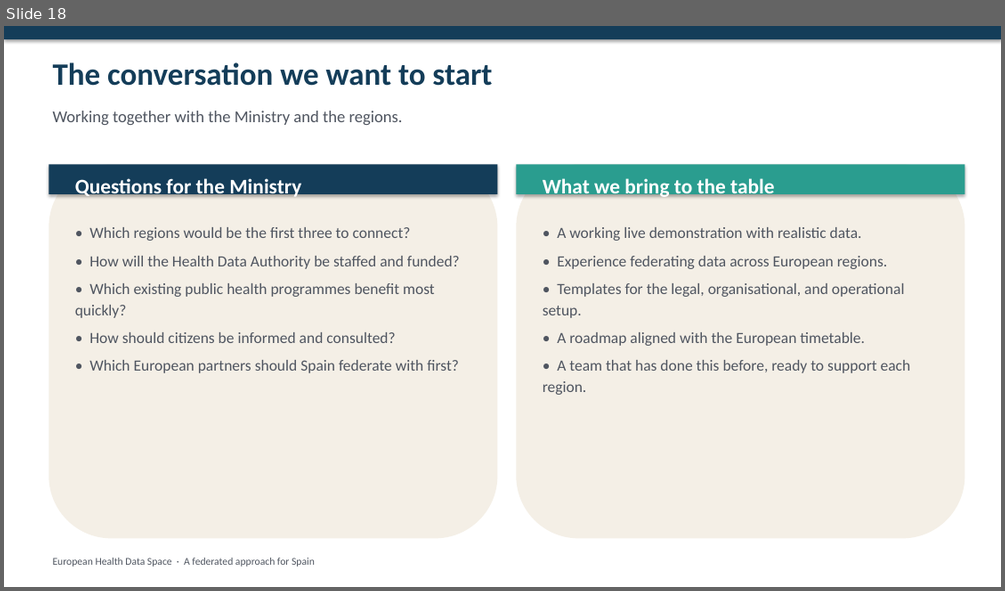
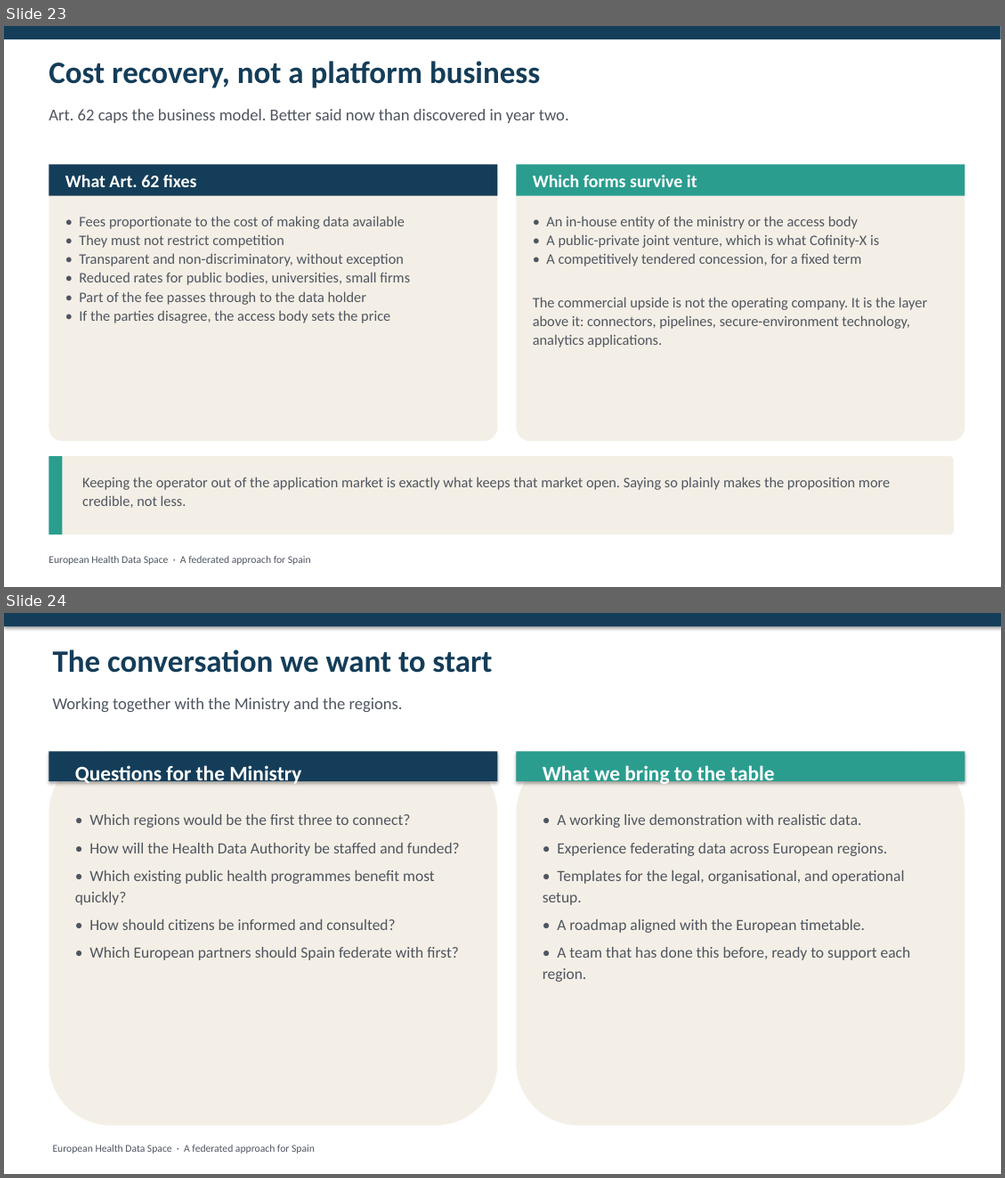
Before and after one commit to ma3u/MinimumViableHealthDataspacev2, a slide deck: docs/demos/spain-ehds-ministry-deck.pptx. Shown one above the other, each under a label of ours: slide 18 before the commit, slides 23 and 24 after it. The pictures are 1005x591 and 1005x1178 pixels, drawn with LibreOffice and Linux fonts; fonts in the diff are those of the drawing. Boxes give left, top, right and bottom in pixels: in the first picture for what was removed or moved away, otherwise in the second. Text is boxed around its words. In the diff, an @@ line names an element or a change of style, - is before the commit and + after.

Commit message:
docs(deck): six closing slides on who would operate the health dataspace
The ministry deck ended on outcomes and a conversation, with nothing between the
demo and the ask about who actually runs the thing. That is the question the
audit step always provokes, so it now has an answer in the deck rather than only
in a paper nobody in the room is reading.

Inserted before 'The conversation we want to start': the three-layer split and
which two EHDS already legislates, the model on one page, the Art. 55(3) line
between what the access body keeps and what an operator runs, the five
functions, the statutory dates, and why Art. 62 makes this cost recovery rather
than a platform business.

The deck has no master to inherit from, every slide being Blank with hand-placed
shapes, so add-operating-model-slides.py reproduces the house style from
coordinates and colours read back out of the existing slides. It refuses to run
twice. Verified after the round trip: all 19 original slides unchanged in
structure and text, all 25 media parts intact.

```diff
--- a/docs/demos/spain-ehds-ministry-deck.pptx
+++ b/docs/demos/spain-ehds-ministry-deck.pptx
@@ slide 23 added at [4, 26, 1001, 587], background #FFFFFF @@
@@ rectangle added at [4, 26, 1001, 39], fill #143D59 @@
@@ text added at [48, 61, 540, 88], 30 pt, text #143D59, bold @@
+Cost recovery, not a platform business
@@ text added at [48, 109, 569, 123], 16 pt, text #4F5560 @@
+Art. 62 caps the business model. Better said now than discovered in year two.
@@ rounded rectangle added at [48, 164, 498, 441], fill #F4EFE6 @@
@@ rectangle added at [48, 164, 498, 196], fill #143D59 @@
@@ text added at [65, 175, 197, 187], 17 pt, text #FFFFFF, bold @@
+What Art. 62 fixes
@@ rounded rectangle added at [517, 164, 965, 441], fill #F4EFE6 @@
@@ rectangle added at [517, 164, 965, 196], fill #2A9D8F @@
@@ text added at [533, 175, 697, 187], 17 pt, text #FFFFFF, bold @@
+Which forms survive it
@@ text added at [79, 216, 410, 323], 14 pt, text #4F5560 @@
+• Fees proportionate to the cost of making data available
+• They must not restrict competition
+• Transparent and non-discriminatory, without exception
+• Reduced rates for public bodies, universities, small firms
+• Part of the fee passes through to the data holder
+• If the parties disagree, the access body sets the price
@@ text added at [533, 216, 927, 347], 14 pt, text #4F5560 @@
+• An in-house entity of the ministry or the access body
+• A public-private joint venture, which is what Cofinity-X is
+• A competitively tendered concession, for a fixed term
+The commercial upside is not the operating company. It is the layer above it: connectors, pipelines, secure-environment technology, analytics applications.
@@ rounded rectangle added at [48, 456, 954, 534], fill #F4EFE6 @@
@@ rectangle added at [48, 456, 63, 534], fill #2A9D8F @@
@@ text added at [82, 476, 890, 507], 14 pt, text #4F5560 @@
+Keeping the operator out of the application market is exactly what keeps that market open. Saying so plainly makes the proposition more credible, not less.
@@ text added at [48, 556, 311, 564], 10 pt, text #4F5560 @@
+European Health Data Space · A federated approach for Spain
@@ what was slide 18 is now slide 24 @@
```
Also in this commit, not shown: 5 other slides added, 3 other files.
